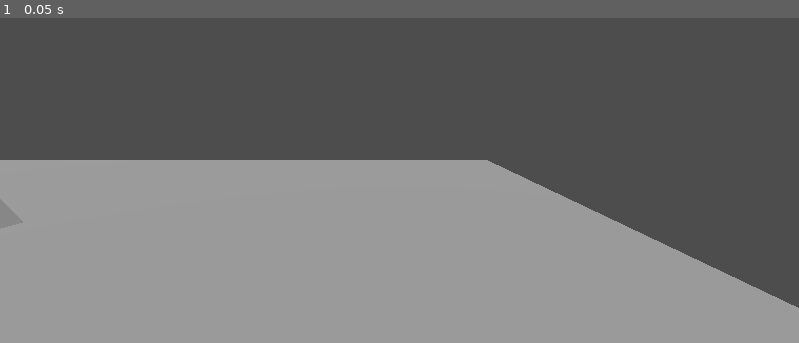
Above: before the commit, frame 1.
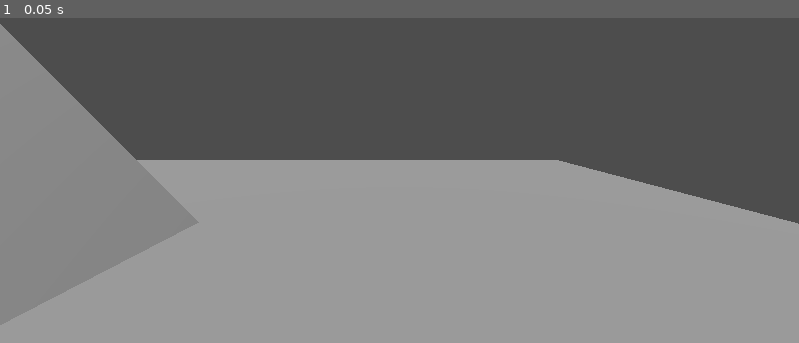
Above: after the commit, the same moment.

Repository: slimslamjellyjam/ROBOT-GUN
Game: Godot game, scene res://node_3d.tscn
Two runs of this game, one before a commit and one after it. Both use one fixed random seed, a clock stepped at 60 frames per second and the inputs below.
Inputs:
- Up to frame 1 (0.05 s): no input

The runs differ from the first frame. In frame 1, 9.5% of the frame differs, in the area x 0-100%, y 1-90%.

Commit message:
Moved player again

Diff:
--- a/node_3d.tscn
+++ b/node_3d.tscn
@@ -14,7 +14,7 @@
 [node name="Node3D" type="Node3D"]
 
 [node name="Character guy" parent="." instance=ExtResource("1_m32jb")]
-transform = Transform3D(1, 0, 0, 0, 1, 0, 0, 0, 1, 8.76206, 1.76888, 0)
+transform = Transform3D(1, 0, 0, 0, 1, 0, 0, 0, 1, 5.76206, 1.76888, 0)
 
 [node name="WorldEnvironment" type="WorldEnvironment" parent="."]
 environment = SubResource("Environment_dc30g")
